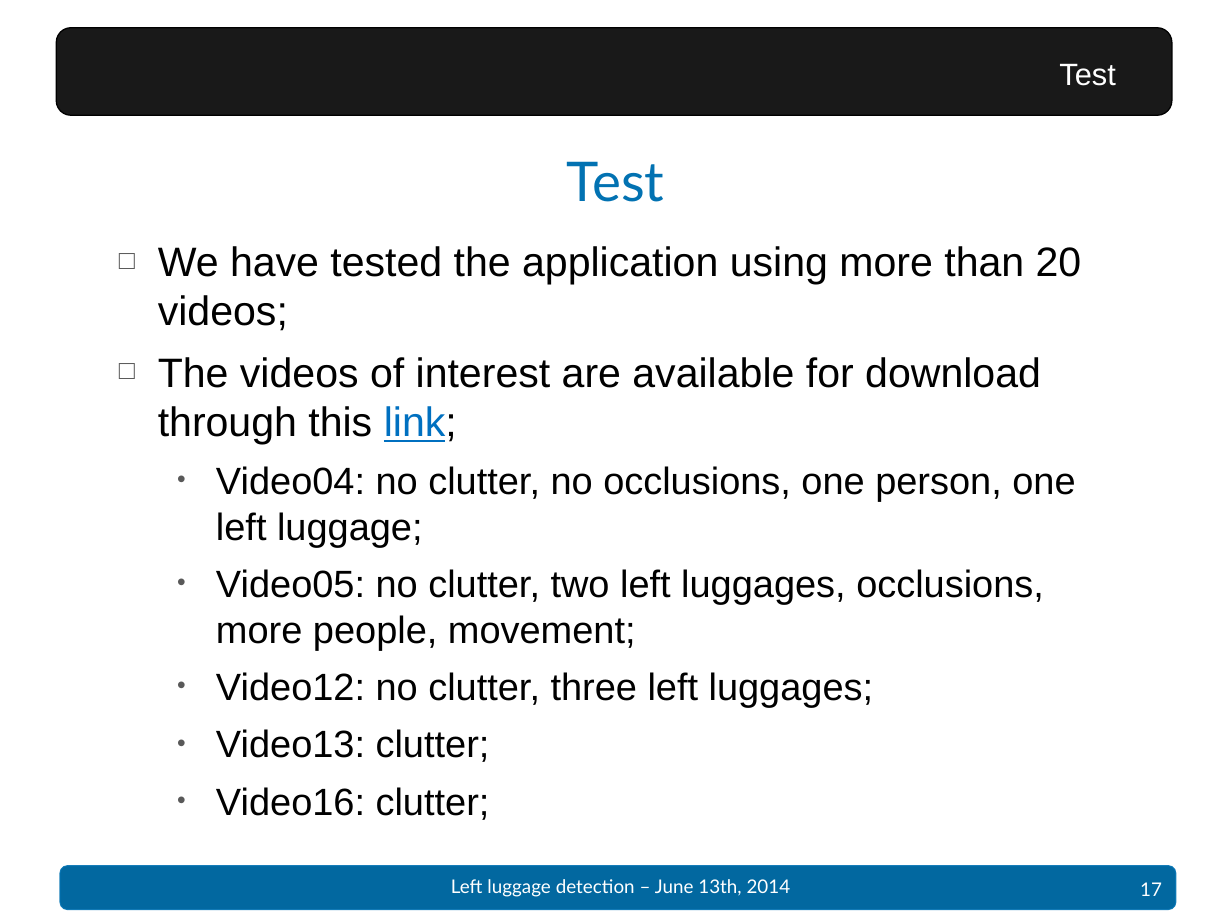
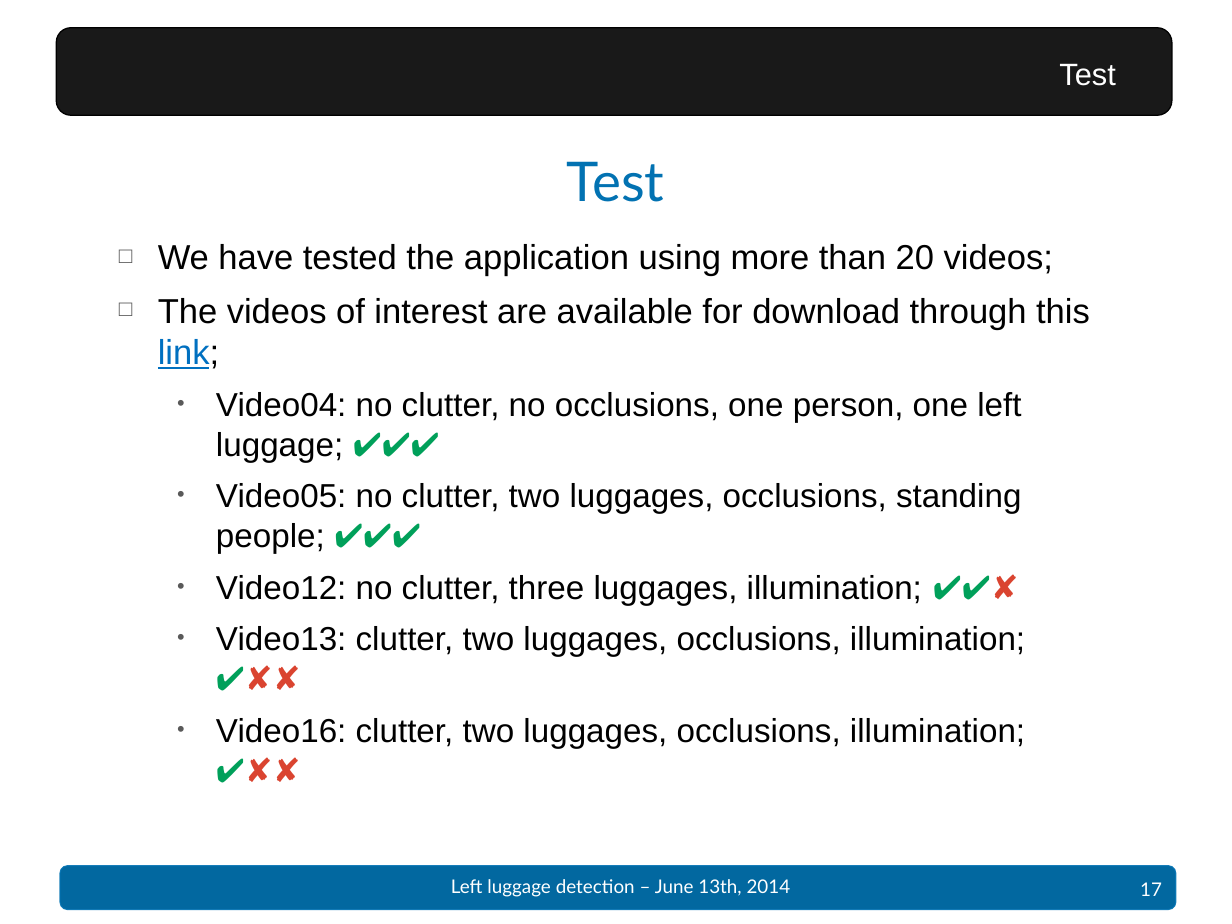
Before and after one commit to Dining-Engineers/left-luggage-detection, a slide deck: slide 17 of docs/Presentation - Left luggage detection.pptx. Drawn at 1232x924 pixels with LibreOffice and Linux fonts; fonts in the diff are those of the drawing; background and template pictures are left out. Boxes give left, top, right and bottom in pixels: in the first picture for what was removed or moved away, otherwise in the second. Text is boxed around its words. In the diff, an @@ line names an element or a change of style, - is before the commit and + after.

Commit message:
presentation

```diff
--- a/docs/Presentation - Left luggage detection.pptx
+++ b/docs/Presentation - Left luggage detection.pptx
@@ text at (158,244,1090,369): size 24.1 to 20.1 pt in "We have tested the application using more ...", "The videos of interest are available for ..." @@
@@ text at (216,392,1025,748): text changed; size 22.2 to 19.4 pt @@
-  • Video04: no clutter, no occlusions, one person, one left luggage;
-  • Video05: no clutter, two left luggages, occlusions, more people, movement;
-  • Video12: no clutter, three left luggages;
-  • Video13: clutter;
-  • Video16: clutter;
+  • Video04: no clutter, no occlusions, one person, one left luggage; ✔✔✔
+  • Video05: no clutter, two luggages, occlusions, standing people; ✔✔✔
+  • Video12: no clutter, three luggages, illumination; ✔✔✘
+  • Video13: clutter, two luggages, occlusions, illumination; ✔✘✘
+  • Video16: clutter, two luggages, occlusions, illumination; ✔✘✘
```
Also in this commit, not shown: 1 other slide changed, 2 other files.
